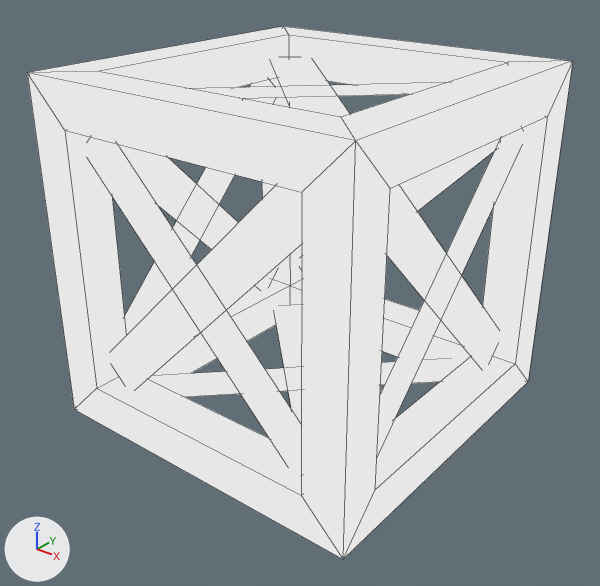
Before and after pictures for a commit that changed the Blender file expansion/src/main/resources/assets/projectred_expansion/obj/frame.blend.
Rendered twice from a 50 mm camera at (1.349, -1.723, 1.411) aimed at (0.018, -0.06, 0.38). The lights are fixed; the arrows at lower left show +X, +Y and +Z. Mesh edges are drawn as thin lines.

Before the edit, the objects in view are built like this:
```python
ob_cross_0 = bpy.data.objects.new('cross_0', me_cross_0)
ob_cross_0.location = (0.0, 0.0, 0.069)
ob_cross_0.rotation_euler = (0.0, 0.0, 0.785)  # degrees (0, 0, 45)
ob_cross_0.scale = (0.0625, 0.0625, 0.0625)
ob_cross_1 = bpy.data.objects.new('cross_1', me_cross_1)
ob_cross_1.location = (0.0, 0.0, 0.069)
ob_cross_1.rotation_euler = (0.0, 0.0, 0.785)  # degrees (0, 0, 45)
ob_cross_1.scale = (0.0625, 0.0625, 0.0625)
ob_cross_2 = bpy.data.objects.new('cross_2', me_cross_2)
ob_cross_2.location = (0.0, 0.0, 0.069)
ob_cross_2.rotation_euler = (0.0, 0.0, 0.785)  # degrees (0, 0, 45)
ob_cross_2.scale = (0.0625, 0.0625, 0.0625)
ob_cross_3 = bpy.data.objects.new('cross_3', me_cross_3)
ob_cross_3.location = (0.0, 0.0, 0.069)
ob_cross_3.rotation_euler = (0.0, 0.0, 0.785)  # degrees (0, 0, 45)
ob_cross_3.scale = (0.0625, 0.0625, 0.0625)
ob_cross_4 = bpy.data.objects.new('cross_4', me_cross_4)
ob_cross_4.location = (0.0, 0.0, 0.069)
ob_cross_4.rotation_euler = (0.0, 0.0, 0.785)  # degrees (0, 0, 45)
ob_cross_4.scale = (0.0625, 0.0625, 0.0625)
ob_cross_5 = bpy.data.objects.new('cross_5', me_cross_5)
ob_cross_5.location = (0.0, 0.0, 0.069)
ob_cross_5.rotation_euler = (0.0, 0.0, 0.785)  # degrees (0, 0, 45)
ob_cross_5.scale = (0.0625, 0.0625, 0.0625)
ob_frame = bpy.data.objects.new('frame', me_frame)
ob_frame.location = (0.0, 0.0, 0.5)
ob_frame.rotation_euler = (1.571, 0.0, 0.0)  # degrees (90, 0, 0)
ob_frame.scale = (1.0, 1.0, 1.0)
```
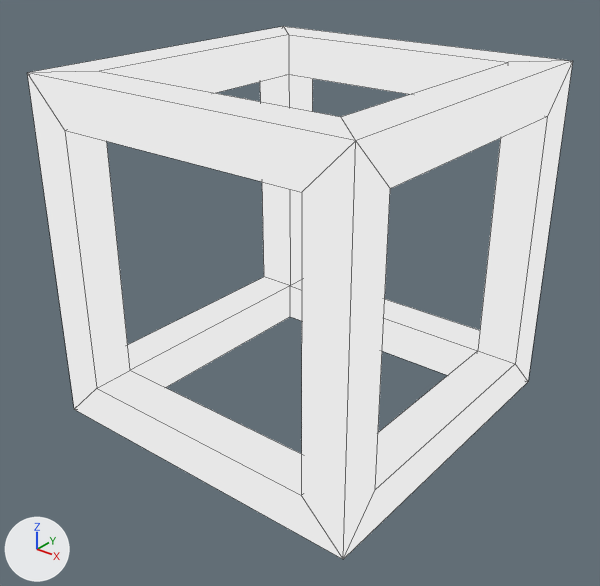
Commit message: fix: reduce 5-vert faces in frame model to prevent crash

Boxes (x1, y1, x2, y2) around the edits, measured in the pictures (600 x 586 px; the box of a moved part takes in the faces that stretch with it):
'cross_3', hidden
    before: (87, 137, 302, 474)
'cross_5', hidden
    before: (377, 128, 523, 456)
'cross_4', hidden
    before: (118, 80, 277, 334)
'cross_0', hidden
    before: (149, 305, 462, 425)
'cross_1', hidden
    before: (191, 57, 446, 117)
'cross_2', hidden
    before: (301, 82, 500, 305)
part 1 of me_frame, moved or reshaped
    both: (27, 73, 343, 559)

What the commit changed:
me_frame is used by ob_frame; location (0.0, 0.0, 0.5); rotation (1.571, 0.0, 0.0), in degrees (90, 0, 0); scale (1.0, 1.0, 1.0).
me_frame had 42 vertices, 49 faces and spanned x -0.5..0.5, y -0.5..0.5, z -0.5..0.5.
me_frame now has 40 vertices, 48 faces and spans x -0.5..0.5, y -0.5..0.5, z -0.5..0.5.
Part 1, on me_frame:
2 vertices are removed from x -0.5, y -0.499, z 0.5.
5 faces are deleted.
4 new faces join them.
Object 'cross_4' (ob_cross_4) is now hidden.
Object 'cross_5' (ob_cross_5) is now hidden.
Object 'cross_2' (ob_cross_2) is now hidden.
Object 'cross_3' (ob_cross_3) is now hidden.
Object 'cross_1' (ob_cross_1) is now hidden.
Object 'cross_0' (ob_cross_0) is now hidden.
